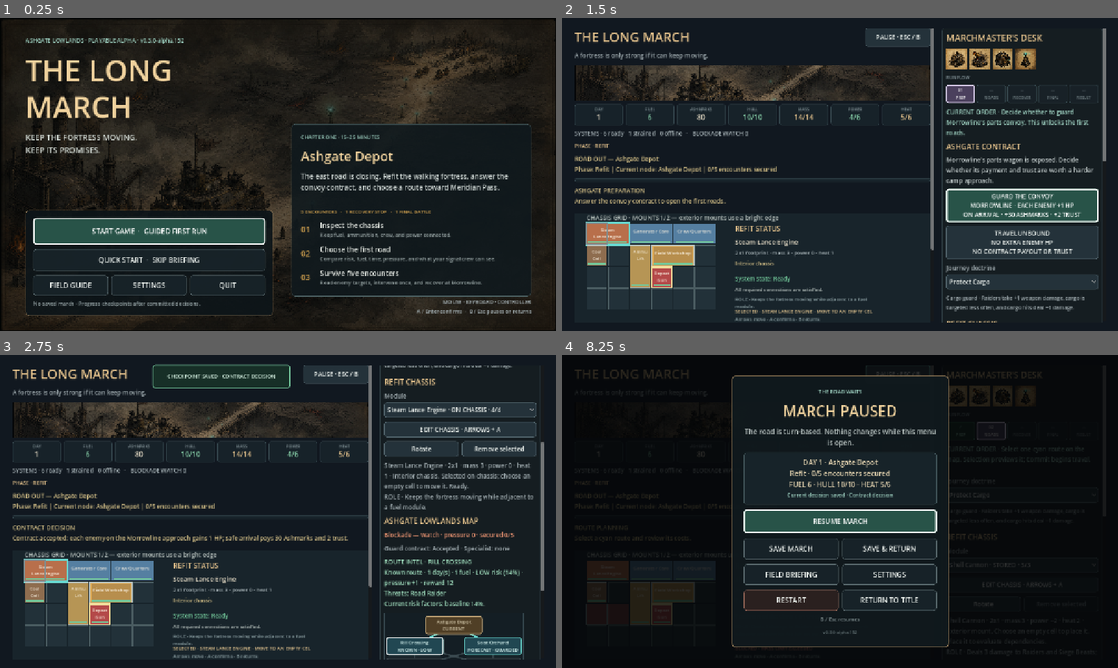
Above: before the commit, frames 1-4 (two rows, left to right).
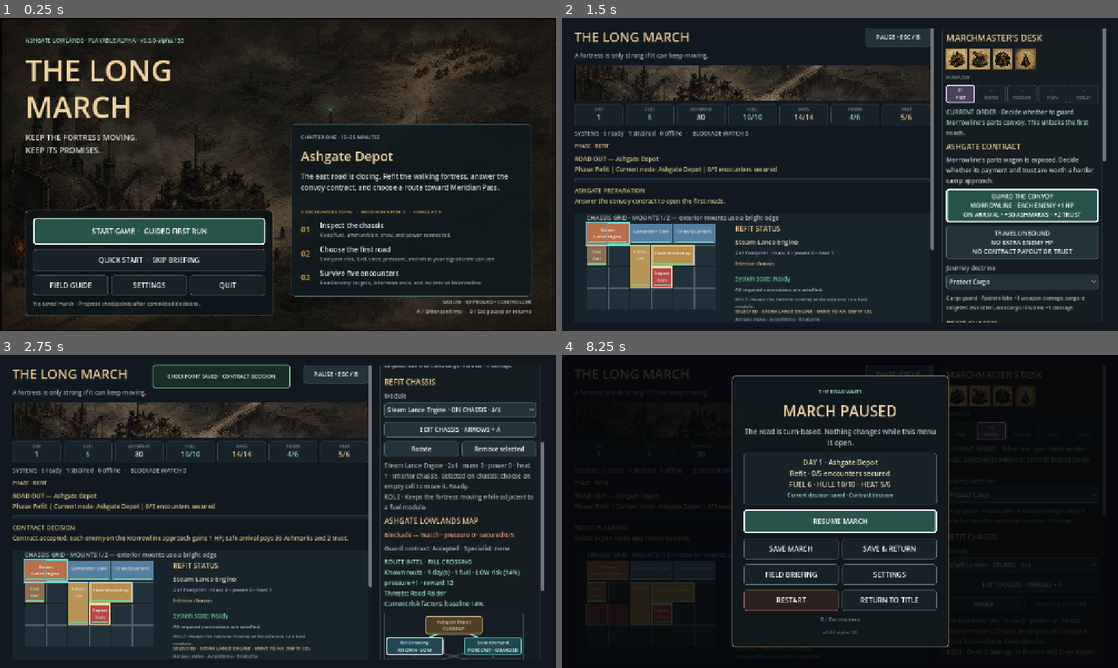
Above: after the commit, the same moments.

Repository: raphaelroshan/the-long-march
Game: Godot game, scene res://scenes/App.tscn
Same seed, same stepped clock (60 frames per second), same inputs: the game is played once before the commit and once after it.
Inputs:
- Up to frame 1 (0.25 s): no input
- Up to frame 2 (1.5 s): click "START GAME · GUIDED FIRST RUN" at 0.5 s; click "SKIP BRIEFING" at 1.25 s
- Up to frame 3 (2.75 s): click "GUARD THE CONVOY MORROWLINE ·…" at 2 s
- Up to frame 4 (8.25 s): click "Steam Lance Engine · ON CHASS…" at 2.75 s; click "Protect Cargo" at 3.5 s; click "Generator Core · ON CHASSIS ·…" at 4.25 s; click "EDIT CHASSIS · ARROWS + A" at 5 s; click "Refugee Bunk · STORED · 3/3" at 5.75 s; click "Rotate" at 6.5 s; click "Shell Cannon · STORED · 3/3" at 7.25 s; click "PAUSE · ESC / B" at 8 s

The runs differ from the first frame. In frame 1, 0.1% of the frame differs, in the area x 32-80%, y 6-63%; in frame 2, less than 0.1%; in frame 3, less than 0.1%; in frame 4, less than 0.1%.

Commit message:
Clarify playable chapter length

Diff:
--- a/project.godot
+++ b/project.godot
@@ -4,7 +4,7 @@
 
 [application]
 config/name="The Long March"
-config/version="0.3.0-alpha.152"
+config/version="0.3.0-alpha.153"
 run/main_scene="res://scenes/App.tscn"
 config/features=PackedStringArray("4.4", "GL Compatibility")
 
--- a/src/ui/app.gd
+++ b/src/ui/app.gd
@@ -281,7 +281,7 @@
 	briefing.add_theme_color_override("font_color", Color("#d0d8d5"))
 	stage.add_child(briefing)
 	var scope := Label.new()
-	scope.text = "5 ENCOUNTERS   ·   1 RECOVERY STOP   ·   1 FINAL BATTLE"
+	scope.text = "5 ENCOUNTERS TOTAL   ·   RECOVERY AFTER 3   ·   FINALE AT 5"
 	scope.add_theme_font_size_override("font_size", 11)
 	scope.add_theme_color_override("font_color", Color("#d8a650"))
 	stage.add_child(scope)
--- a/tests/test_app_shell.gd
+++ b/tests/test_app_shell.gd
@@ -37,6 +37,7 @@
 	_expect(app.quick_start_button.get_node_or_null(app.quick_start_button.focus_neighbor_bottom) == app.settings_button and app.settings_button.get_node_or_null(app.settings_button.focus_neighbor_top) == app.quick_start_button, "no-save navigation should route around disabled Continue")
 	_expect(app.quick_start_button.get_node_or_null(app.quick_start_button.focus_next) == app.guide_button and app.quit_button.get_node_or_null(app.quit_button.focus_next) == app.start_button, "no-save Tab navigation should skip Continue and wrap through visible title actions")
 	_expect(app.guide_button.text == "FIELD GUIDE" and app.save_status_label.text.contains("checkpoints"), "the title should use player-facing guide and autosave language")
+	_expect(_tree_contains_text(app.menu_view, "5 ENCOUNTERS TOTAL") and _tree_contains_text(app.menu_view, "FINALE AT 5"), "the title should make clear that the final battle is the fifth encounter, not an additional sixth fight")
 	var completed_briefing := FileAccess.open(ONBOARDING_PATH, FileAccess.WRITE)
 	completed_briefing.store_string("completed for title test")
 	completed_briefing.close()
--- a/tools/ci_manifest.json
+++ b/tools/ci_manifest.json
@@ -1,7 +1,7 @@
 {
   "slug": "the-long-march",
   "display_name": "The Long March",
-  "prototype_version": "0.3.0-alpha.152",
+  "prototype_version": "0.3.0-alpha.153",
   "playtest_ready": true,
   "godot_test": "res://tests/test_fortress_state.gd",
   "primary_repo": "raphaelroshan/the-long-march",
Not shown, changed: export_presets.cfg
Not shown, changed: docs/decision_log.md
